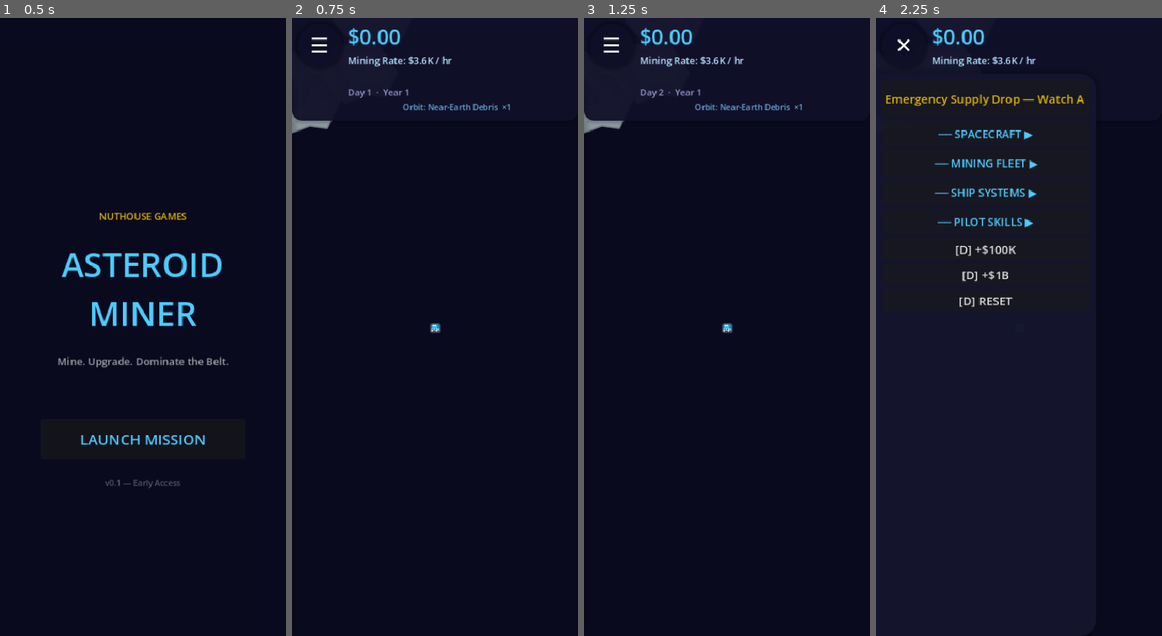
Above: before the commit, frames 1-4 (left to right).
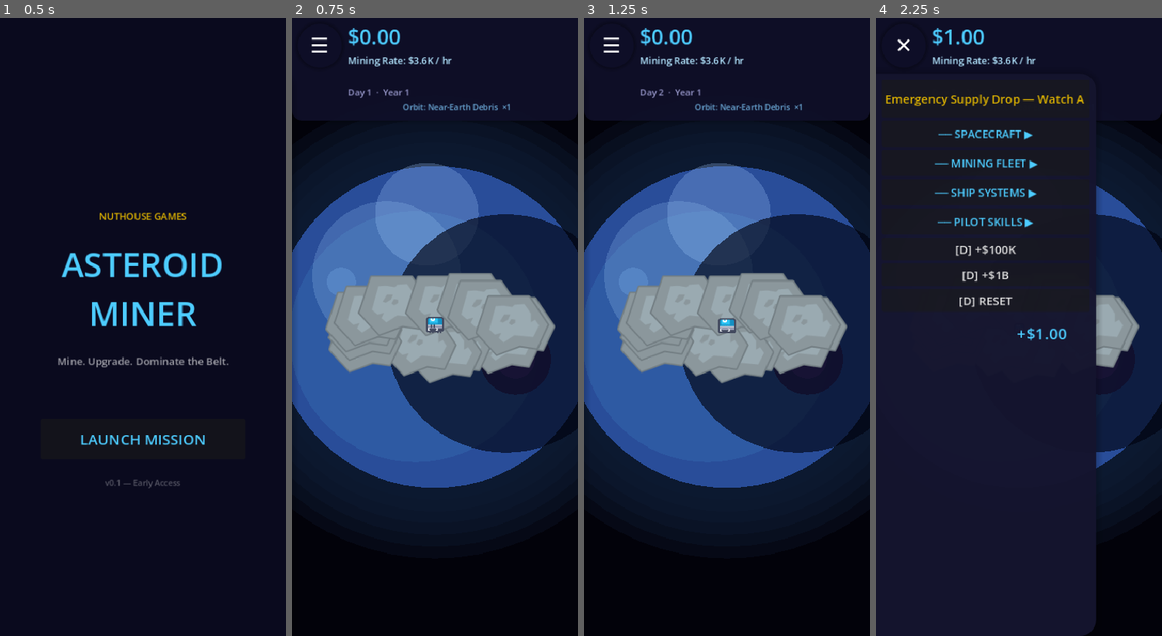
Above: after the commit, the same moments.

Repository: flatbil/Nuthouse-Games
Game: Godot game, scene res://scenes/MainMenu.tscn
Two runs of this game, one before a commit and one after it. Both use one fixed random seed, a clock stepped at 60 frames per second and the inputs below.
Inputs (mouse positions are in pixels of both pictures, inside the frame that each line leads up to):
- Up to frame 1 (0.5 s): no input
- Up to frame 2 (0.75 s): click "LAUNCH MISSION" at 0.5 s
- Up to frame 3 (1.25 s): no input
- Up to frame 4 (2.25 s): click "☰" at 1.25 s; click (1019, 327) at 2 s

Frame 1 is identical in both runs. In frame 2, 43% of the frame differs, in the area x 0-100%, y 15-76%; in frame 3, 43%; in frame 4, 8.1%.

Commit message:
game_02: pseudo-3D orbital view with planet background
- Planet.gd: procedurally drawn planet (base + cloud band + storm spot
  + highlight + terminator shadow) in a background CanvasLayer. Stays
  screen-centered regardless of Camera2D. Rotates as player moves
  horizontally, creating the illusion of orbiting.

- OrbitLines.gd: draws orbital ellipses in world space, centered at
  origin. Current zone is bright; previously unlocked zones are dim.
  The smaller radii of inner zones naturally appear as background rings.

- Asteroid spawn now uses elliptical positions (ry = rx * 0.30), giving
  a side-view of the orbit around the planet.

- Background CanvasLayer (dark space fill + planet) created dynamically
  in _setup_orbital_view(). Player starts at world origin inside the ring.

Co-Authored-By: Claude Sonnet 4.6 <noreply@anthropic.com>

Diff:
--- a/game_02/scenes/Game.gd
+++ b/game_02/scenes/Game.gd
@@ -26,8 +26,14 @@
 # ── Asteroid spawning ───────────────────────────────────
 const ASTEROID_SCENE   := preload("res://scenes/Asteroid.tscn")
 const ASTEROID_COUNT   := 14
-const SPAWN_RADIUS_MIN := 90.0
-const SPAWN_RADIUS_MAX := 320.0
+
+# ── Orbital 3-D perspective ──────────────────────────────
+# Side-view compression: the orbit circle seen from the side becomes an ellipse.
+# ry = rx * ORBIT_RY_RATIO  (smaller = more edge-on, flatter)
+const ORBIT_RY_RATIO   := 0.30
+
+const _PLANET_SCRIPT    := preload("res://scenes/Planet.gd")
+const _ORBITLINES_SCRIPT := preload("res://scenes/OrbitLines.gd")
 
 # ── Upgrade drawer state ────────────────────────────────
 var _collapsed: Dictionary = {
@@ -45,6 +51,11 @@
 var _loan_btn:          Button = null
 var _drawer_open := false
 const _DRAWER_W  := 300.0
+
+# ── Orbital view state ───────────────────────────────────
+var _planet_node:      Node2D = null
+var _orbit_lines_node: Node2D = null
+var _last_player_x:    float  = 0.0
 
 
 func _ready() -> void:
@@ -60,6 +71,7 @@
 	AdManager.loan_rewarded.connect(_on_loan_rewarded)
 	EventBus.zone_changed.connect(_on_zone_changed)
 
+	_setup_orbital_view()
 	_apply_theme()
 	_build_upgrade_list()
 	_spawn_asteroids()
@@ -71,6 +83,11 @@
 
 func _process(_delta: float) -> void:
 	_refresh_loan_button()
+	# Spin planet proportional to horizontal player movement (orbital illusion)
+	if is_instance_valid(_planet_node) and is_instance_valid(player):
+		var dx := player.global_position.x - _last_player_x
+		_planet_node.spin(dx)
+		_last_player_x = player.global_position.x
 
 
 # -------------------------------------------------------
@@ -98,7 +115,8 @@
 	var world_pos: Vector2 = get_viewport().get_canvas_transform().affine_inverse() * screen_pos
 
 	# Snap to nearest non-depleted asteroid when tapping within range
-	const SNAP_RADIUS := 60.0
+	# Snap radius is generous since the orbit is elliptical (compressed y-axis)
+	const SNAP_RADIUS := 80.0
 	var nearest: Node2D  = null
 	var nearest_dist     := SNAP_RADIUS
 	for body in get_tree().get_nodes_in_group("asteroids"):
@@ -164,6 +182,7 @@
 	player.set_move_target(Vector2.ZERO)
 	_refresh_ui()
 	_show_zone_banner(GameConfig.ZONES[zone]["name"])
+	_refresh_orbit_lines()
 
 
 func _show_zone_banner(zone_name: String) -> void:
@@ -249,19 +268,71 @@
 		child.queue_free()
 	var zone_idx: int    = GameManager.current_zone
 	var zone: Dictionary = GameConfig.ZONES[zone_idx]
-	var t: int           = zone_idx + 1   # zone 0 → T1, zone 4 → T5
+	var t: int           = zone_idx + 1
 	for i in range(ASTEROID_COUNT):
 		var asteroid := ASTEROID_SCENE.instantiate()
-		asteroid.tier = t   # set before _ready() runs
-		var angle    := (TAU / float(ASTEROID_COUNT)) * float(i) + randf() * 0.4
-		var dist     := randf_range(float(zone["radius_min"]), float(zone["radius_max"]))
-		asteroid.position = Vector2(cos(angle), sin(angle)) * dist
+		asteroid.tier = t
+		var angle := (TAU / float(ASTEROID_COUNT)) * float(i) + randf() * 0.4
+		var rx    := randf_range(float(zone["radius_min"]), float(zone["radius_max"]))
+		var ry    := rx * ORBIT_RY_RATIO   # side-view: compress y-axis
+		asteroid.position = Vector2(cos(angle) * rx, sin(angle) * ry)
 		asteroid_field.add_child(asteroid)
+	_refresh_orbit_lines()
 
 
 # -------------------------------------------------------
 # Upgrade HUD — same accordion pattern as template
 # -------------------------------------------------------
+
+# -------------------------------------------------------
+# Orbital view setup — background planet + orbit arc lines
+# -------------------------------------------------------
+
+func _setup_orbital_view() -> void:
+	# ── Background CanvasLayer (behind world) ────────────
+	var bg := CanvasLayer.new()
+	bg.name  = "Background"
+	bg.layer = -2
+	add_child(bg)
+
+	# Star-field fill
+	var stars := ColorRect.new()
+	stars.set_anchors_preset(Control.PRESET_FULL_RECT)
+	stars.color        = Color(0.01, 0.01, 0.04, 1.0)
+	stars.mouse_filter = Control.MOUSE_FILTER_IGNORE
+	bg.add_child(stars)
+
+	# Planet — always screen-centered, spins with player
+	_planet_node = Node2D.new()
+	_planet_node.set_script(_PLANET_SCRIPT)
+	bg.add_child(_planet_node)
+
+	# ── Orbit arc lines in world space ───────────────────
+	_orbit_lines_node = Node2D.new()
+	_orbit_lines_node.set_script(_ORBITLINES_SCRIPT)
+	_orbit_lines_node.z_index = -2
+	$World.add_child(_orbit_lines_node)
+
+	_last_player_x = player.global_position.x
+
+
+func _refresh_orbit_lines() -> void:
+	if not is_instance_valid(_orbit_lines_node):
+		return
+	var data: Array = []
+	# Previous (unlocked) zones — faint, smaller radii
+	for z in range(GameManager.current_zone):
+		var zd: Dictionary = GameConfig.ZONES[z]
+		var rx := (float(zd["radius_min"]) + float(zd["radius_max"])) * 0.5
+		data.append({"rx": rx, "ry": rx * ORBIT_RY_RATIO,
+			"color": Color(0.35, 0.55, 0.85, 0.10)})
+	# Current zone — brighter
+	var cz: Dictionary = GameConfig.ZONES[GameManager.current_zone]
+	var crx := (float(cz["radius_min"]) + float(cz["radius_max"])) * 0.5
+	data.append({"rx": crx, "ry": crx * ORBIT_RY_RATIO,
+		"color": Color(0.45, 0.75, 1.00, 0.22)})
+	_orbit_lines_node.call("set_orbits", data)
+
 
 func _apply_theme() -> void:
 	stage_label.visible = false
--- a/game_02/scenes/Game.tscn
+++ b/game_02/scenes/Game.tscn
@@ -11,7 +11,7 @@
 [node name="AsteroidField" type="Node2D" parent="World"]
 
 [node name="Player" parent="." instance=ExtResource("2_player")]
-position = Vector2(195, 422)
+position = Vector2(0, 0)
 
 [node name="HUD" type="CanvasLayer" parent="."]
 
--- /dev/null
+++ b/game_02/scenes/OrbitLines.gd
@@ -0,0 +1,31 @@
+extends Node2D
+
+# -------------------------------------------------------
+# OrbitLines — draws orbital ellipses in world space.
+# Positioned at world origin so ellipses circle the planet.
+#
+# Call set_orbits() with an Array of Dictionaries:
+#   [{"rx": float, "ry": float, "color": Color}, ...]
+# -------------------------------------------------------
+
+var _orbits: Array = []
+
+
+func set_orbits(data: Array) -> void:
+	_orbits = data
+	queue_redraw()
+
+
+func _draw() -> void:
+	for od: Dictionary in _orbits:
+		_draw_ellipse(float(od["rx"]), float(od["ry"]), od["color"] as Color)
+
+
+func _draw_ellipse(rx: float, ry: float, col: Color) -> void:
+	const SEGS := 80
+	var prev := Vector2(rx, 0.0)
+	for i in range(1, SEGS + 1):
+		var a  := TAU * float(i) / float(SEGS)
+		var pt := Vector2(cos(a) * rx, sin(a) * ry)
+		draw_line(prev, pt, col, 1.2, true)
+		prev = pt
--- /dev/null
+++ b/game_02/scenes/Planet.gd
@@ -0,0 +1,56 @@
+extends Node2D
+
+# -------------------------------------------------------
+# Planet — procedurally drawn planet background.
+# Lives inside a CanvasLayer so it stays screen-centered
+# regardless of Camera2D movement.
+#
+# Call:  planet.spin(delta_x)  each frame to rotate with
+# the player's horizontal world-movement.
+# -------------------------------------------------------
+
+const RADIUS  := 220.0
+const _BASE   := Color(0.16, 0.30, 0.60)
+const _ATMO   := Color(0.28, 0.58, 1.00)
+
+
+func _ready() -> void:
+	# Centre on the viewport each frame via the CanvasLayer.
+	position = get_viewport().get_visible_rect().size * Vector2(0.5, 0.5)
+
+
+# Called by Game._process() each frame.
+func spin(delta_x: float) -> void:
+	rotation += delta_x * 0.0045   # radians per world-pixel
+
+
+func _draw() -> void:
+	var R := RADIUS
+
+	# ── Atmosphere glow ─────────────────────────────────
+	for i in range(6, 0, -1):
+		var r := R + float(i) * 16.0
+		var a := 0.008 * float(i)
+		draw_circle(Vector2.ZERO, r, Color(_ATMO.r, _ATMO.g, _ATMO.b, a))
+
+	# ── Planet base ─────────────────────────────────────
+	draw_circle(Vector2.ZERO, R, _BASE)
+
+	# ── Cloud band (equatorial, offset for rotation visibility) ──
+	draw_circle(Vector2(-R * 0.12, R * 0.06), R * 0.78, Color(0.22, 0.44, 0.70, 0.38))
+
+	# ── Polar highlight ─────────────────────────────────
+	draw_circle(Vector2(-R * 0.05, -R * 0.70), R * 0.32, Color(0.60, 0.76, 0.96, 0.28))
+
+	# ── Storm spot (off-centre = clearly shows rotation) ─
+	draw_circle(Vector2( R * 0.50,  R * 0.20), R * 0.22, Color(0.18, 0.12, 0.34, 0.80))
+	draw_circle(Vector2( R * 0.50,  R * 0.20), R * 0.12, Color(0.30, 0.20, 0.50, 0.60))
+
+	# ── Smaller distant spot ────────────────────────────
+	draw_circle(Vector2(-R * 0.58, -R * 0.28), R * 0.09, Color(0.32, 0.52, 0.78, 0.50))
+
+	# ── Specular highlight ──────────────────────────────
+	draw_circle(Vector2(-R * 0.30, -R * 0.32), R * 0.46, Color(0.62, 0.80, 0.97, 0.22))
+
+	# ── Shadow / terminator (right side) ────────────────
+	draw_circle(Vector2( R * 0.44,  R * 0.04), R * 0.74, Color(0.00, 0.01, 0.06, 0.64))
